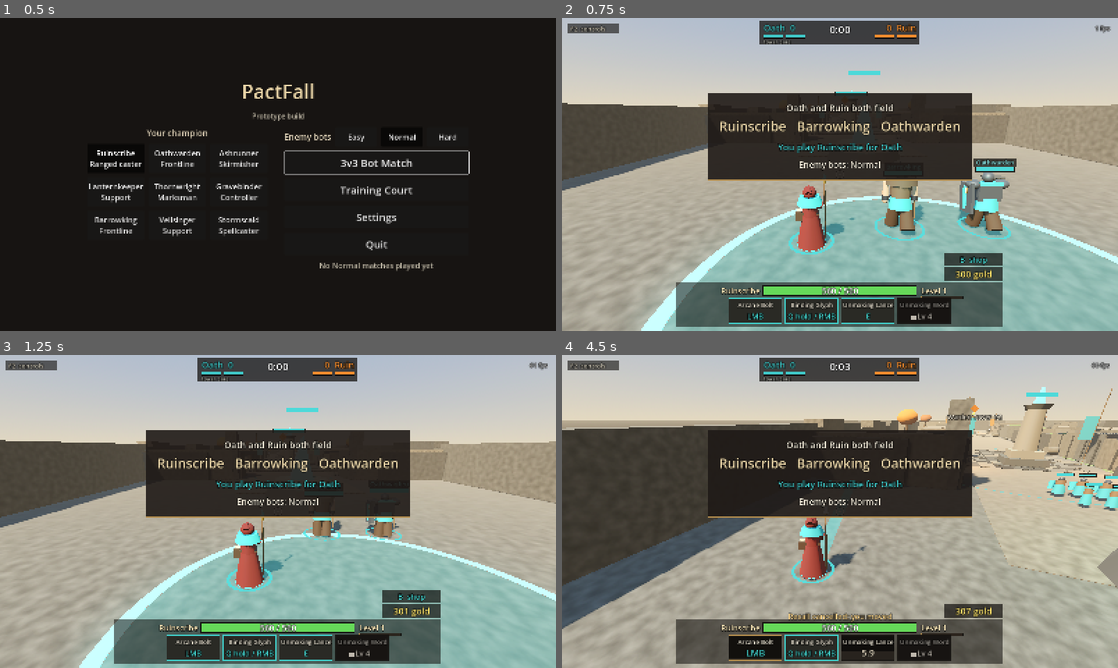
Above: before the commit, frames 1-4 (two rows, left to right).
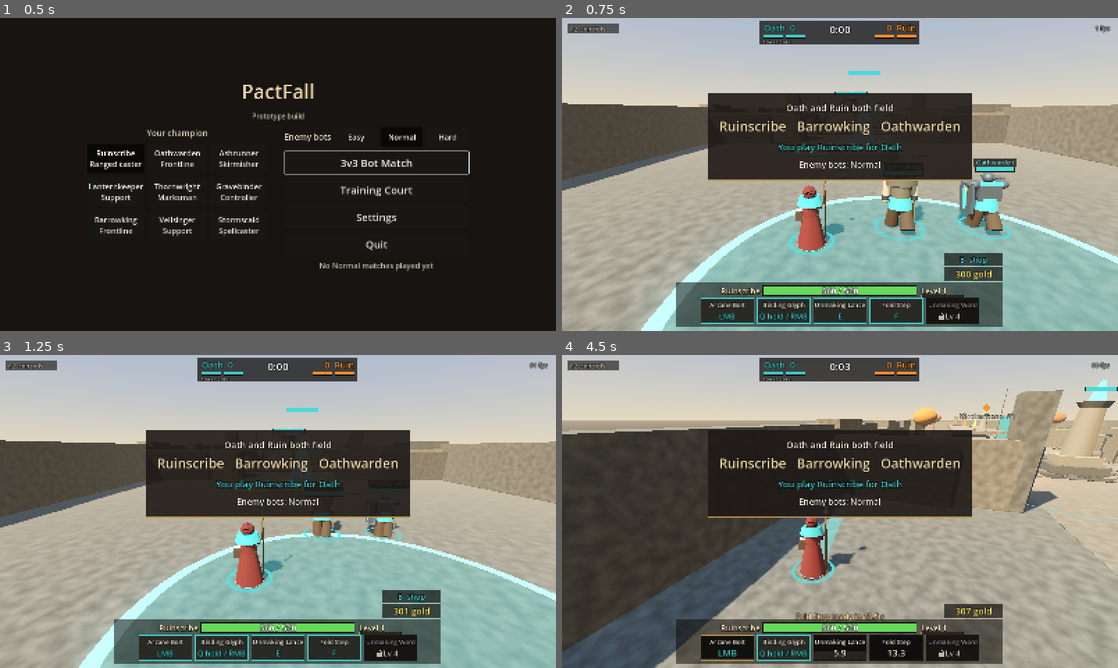
Above: after the commit, the same moments.

Repository: OminaMalum/Oath-and-Ruin
Game: Godot game, scene res://scenes/main.tscn
Same seed, same stepped clock (60 frames per second), same inputs: the game is played once before the commit and once after it.
Inputs (mouse positions are in pixels of both pictures, inside the frame that each line leads up to):
- Up to frame 1 (0.5 s): no input
- Up to frame 2 (0.75 s): click "3v3 Bot Match" at 0.5 s
- Up to frame 3 (1.25 s): no input
- Up to frame 4 (4.5 s): move the mouse to (867, 511) at 1.27 s; hold W (move_forward) from 1.28 s (still down); tap E (ability_2) at 1.35 s; click (867, 511) at 1.42 s; tap B (shop) at 1.52, 1.82, 2.27, 2.57, 3.77, 4.07 s; tap R (ability_3) at 1.55, 2.1 s; move the mouse to (812, 511) at 2.02 s; click (812, 511) at 2.3 s; move the mouse to (851, 505) at 2.77 s; press the mouse at (851, 505) at 2.78 s; tap T (recall) at 3.05, 3.6 s; move the mouse to (834, 517) at 3.52 s; release the mouse at (834, 517) at 3.53 s; click (834, 517) at 3.67 s; tap F (ability_4, bound only after the commit) at 3.8, 4.35 s; move the mouse to (878, 514) at 4.27 s; click (878, 514) at 4.42 s

Frame 1 is identical in both runs. In frame 2, 1.8% of the frame differs, in the area x 25-75%, y 88-98%; in frame 3, 1.8%; in frame 4, 26%, in the area x 0-100%, y 8-100%.

Commit message:
Fourth ability on F for all nine champions
Slot 4 is a regular ability (slot 3 stays the ultimate). Nine new ability
files reuse existing mechanics; HUD shows LMB Q E F R; bots use F through
their existing rules; asset contract treats the ability_4 clip as optional.

Co-Authored-By: Claude Opus 5.5 <noreply@anthropic.com>
Claude-Session: https://claude.ai/code/session_01K9SmUkA29QzEXmf1q4eRcR

Diff:
--- /dev/null
+++ b/data/abilities/arc_bolt.tres
@@ -0,0 +1,19 @@
+[gd_resource type="Resource" script_class="AbilityDef" format=3]
+
+[ext_resource type="Script" path="res://scripts/data/ability_def.gd" id="1_ab"]
+
+[resource]
+script = ExtResource("1_ab")
+id = &"arc_bolt"
+display_name = "Arc Bolt"
+description = "A crackling bolt (20 m) through every enemy on its line: 80 damage. Counterplay: leave the line."
+delivery = 0
+damage = 80.0
+pierce = true
+cast_time = 0.3
+recovery = 0.2
+cooldown = 9.0
+move_mult_while_casting = 0.4
+range = 20.0
+projectile_speed = 40.0
+projectile_radius = 0.35
--- /dev/null
+++ b/data/abilities/barrow_hide.tres
@@ -0,0 +1,18 @@
+[gd_resource type="Resource" script_class="AbilityDef" format=3]
+
+[ext_resource type="Script" path="res://scripts/data/ability_def.gd" id="1_ab"]
+
+[resource]
+script = ExtResource("1_ab")
+id = &"barrow_hide"
+display_name = "Barrow Hide"
+description = "Harden your hide for 3 s: you and allied champions within 2.5 m take 35% less damage. Counterplay: back off and wait it out."
+delivery = 4
+cast_time = 0.1
+recovery = 0.1
+cooldown = 15.0
+move_mult_while_casting = 0.0
+range = 0.0
+area_radius = 2.5
+ward_duration = 3.0
+ward_reduction = 0.35
--- /dev/null
+++ b/data/abilities/discord.tres
@@ -0,0 +1,20 @@
+[gd_resource type="Resource" script_class="AbilityDef" format=3]
+
+[ext_resource type="Script" path="res://scripts/data/ability_def.gd" id="1_ab"]
+
+[resource]
+script = ExtResource("1_ab")
+id = &"discord"
+display_name = "Discord"
+description = "Strike a sour chord on the ground (14 m). After 0.6 s a 3 m circle bursts: 50 damage and a 35% slow for 1.5 s. Counterplay: leave the circle before it bursts."
+delivery = 1
+damage = 50.0
+cast_time = 0.25
+recovery = 0.15
+cooldown = 11.0
+move_mult_while_casting = 0.5
+range = 14.0
+area_radius = 3.0
+area_delay = 0.6
+slow_amount = 0.35
+slow_duration = 1.5
--- /dev/null
+++ b/data/abilities/fold_step.tres
@@ -0,0 +1,17 @@
+[gd_resource type="Resource" script_class="AbilityDef" format=3]
+
+[ext_resource type="Script" path="res://scripts/data/ability_def.gd" id="1_ab"]
+
+[resource]
+script = ExtResource("1_ab")
+id = &"fold_step"
+display_name = "Fold Step"
+description = "Step through a fold in the air: a 6 m blink the way you are moving. No damage, it is your way out. Counterplay: bait it out, then chase."
+delivery = 3
+cast_time = 0.05
+recovery = 0.1
+cooldown = 14.0
+move_mult_while_casting = 0.0
+range = 6.0
+dash_distance = 6.0
+dash_duration = 0.18
--- /dev/null
+++ b/data/abilities/hunters_roll.tres
@@ -0,0 +1,17 @@
+[gd_resource type="Resource" script_class="AbilityDef" format=3]
+
+[ext_resource type="Script" path="res://scripts/data/ability_def.gd" id="1_ab"]
+
+[resource]
+script = ExtResource("1_ab")
+id = &"hunters_roll"
+display_name = "Hunter's Roll"
+description = "Roll 5 m the way you are moving. No damage, it keeps you at range. Counterplay: bait it out, then dive."
+delivery = 3
+cast_time = 0.05
+recovery = 0.1
+cooldown = 10.0
+move_mult_while_casting = 0.0
+range = 5.0
+dash_distance = 5.0
+dash_duration = 0.22
--- /dev/null
+++ b/data/abilities/searing_light.tres
@@ -0,0 +1,19 @@
+[gd_resource type="Resource" script_class="AbilityDef" format=3]
+
+[ext_resource type="Script" path="res://scripts/data/ability_def.gd" id="1_ab"]
+
+[resource]
+script = ExtResource("1_ab")
+id = &"searing_light"
+display_name = "Searing Light"
+description = "A slow beam of light (14 m): the first enemy hit takes 40 damage and is stunned for 0.6 s. Counterplay: it flies slowly; sidestep it."
+delivery = 0
+damage = 40.0
+cast_time = 0.3
+recovery = 0.15
+cooldown = 13.0
+move_mult_while_casting = 0.4
+range = 14.0
+projectile_speed = 20.0
+projectile_radius = 0.4
+stun_duration = 0.6
--- /dev/null
+++ b/data/abilities/shield_rush.tres
@@ -0,0 +1,20 @@
+[gd_resource type="Resource" script_class="AbilityDef" format=3]
+
+[ext_resource type="Script" path="res://scripts/data/ability_def.gd" id="1_ab"]
+
+[resource]
+script = ExtResource("1_ab")
+id = &"shield_rush"
+display_name = "Shield Rush"
+description = "Rush 6 m behind your shield: 40 damage and a 30% slow for 1.5 s to every enemy you run through. Counterplay: step aside, it only goes straight."
+delivery = 3
+damage = 40.0
+cast_time = 0.1
+recovery = 0.2
+cooldown = 12.0
+move_mult_while_casting = 0.0
+range = 6.0
+dash_distance = 6.0
+dash_duration = 0.28
+slow_amount = 0.3
+slow_duration = 1.5
--- /dev/null
+++ b/data/abilities/smoke_veil.tres
@@ -0,0 +1,19 @@
+[gd_resource type="Resource" script_class="AbilityDef" format=3]
+
+[ext_resource type="Script" path="res://scripts/data/ability_def.gd" id="1_ab"]
+
+[resource]
+script = ExtResource("1_ab")
+id = &"smoke_veil"
+display_name = "Smoke Veil"
+description = "Drop smoke around you: a 3.5 m cloud for 3 s. Allied champions inside move 30% faster and take 20% less damage. Counterplay: wait for the smoke to clear."
+delivery = 4
+cast_time = 0.1
+recovery = 0.1
+cooldown = 14.0
+move_mult_while_casting = 0.0
+range = 0.0
+area_radius = 3.5
+ward_duration = 3.0
+ward_reduction = 0.2
+ally_quick = 0.3
--- /dev/null
+++ b/data/abilities/withering_curse.tres
@@ -0,0 +1,21 @@
+[gd_resource type="Resource" script_class="AbilityDef" format=3]
+
+[ext_resource type="Script" path="res://scripts/data/ability_def.gd" id="1_ab"]
+
+[resource]
+script = ExtResource("1_ab")
+id = &"withering_curse"
+display_name = "Withering Curse"
+description = "A curse flies out (16 m) through every enemy on its line: 60 damage and a 30% slow for 2 s. Counterplay: leave the line."
+delivery = 0
+damage = 60.0
+pierce = true
+cast_time = 0.3
+recovery = 0.2
+cooldown = 11.0
+move_mult_while_casting = 0.4
+range = 16.0
+projectile_speed = 22.0
+projectile_radius = 0.4
+slow_amount = 0.3
+slow_duration = 2.0
--- a/data/champions/ashrunner.tres
+++ b/data/champions/ashrunner.tres
@@ -6,6 +6,7 @@
 [ext_resource type="Resource" path="res://data/abilities/twin_cut.tres" id="3_qx4h6"]
 [ext_resource type="Resource" path="res://data/abilities/ashfall.tres" id="5_ult"]
 [ext_resource type="Script" path="res://scripts/data/champion_def.gd" id="4_opjgf"]
+[ext_resource type="Resource" path="res://data/abilities/smoke_veil.tres" id="9_f"]
 
 [resource]
 script = ExtResource("4_opjgf")
@@ -19,7 +20,7 @@
 height = 1.7
 fountain_heal = 80.0
 basic_attack = ExtResource("3_qx4h6")
-abilities = Array[ExtResource("1_6r2s1")]([ExtResource("2_pbhpc"), ExtResource("3_pbhpc"), ExtResource("5_ult")])
+abilities = Array[ExtResource("1_6r2s1")]([ExtResource("2_pbhpc"), ExtResource("3_pbhpc"), ExtResource("5_ult"), ExtResource("9_f")])
 passive = 3
 passive_name = "Ember"
 passive_description = "A champion kill resets Vault and heals 12% of max health."
--- a/data/champions/barrowking.tres
+++ b/data/champions/barrowking.tres
@@ -6,6 +6,7 @@
 [ext_resource type="Resource" path="res://data/abilities/grave_roar.tres" id="4_a"]
 [ext_resource type="Resource" path="res://data/abilities/barrow_charge.tres" id="5_a"]
 [ext_resource type="Resource" path="res://data/abilities/kings_wrath.tres" id="6_a"]
+[ext_resource type="Resource" path="res://data/abilities/barrow_hide.tres" id="9_f"]
 
 [resource]
 script = ExtResource("1_ch")
@@ -17,7 +18,7 @@
 move_speed = 5.85
 fountain_heal = 80.0
 basic_attack = ExtResource("3_b")
-abilities = Array[ExtResource("2_ab")]([ExtResource("4_a"), ExtResource("5_a"), ExtResource("6_a")])
+abilities = Array[ExtResource("2_ab")]([ExtResource("4_a"), ExtResource("5_a"), ExtResource("6_a"), ExtResource("9_f")])
 passive = 7
 passive_name = "Barrow Blood"
 passive_description = "Below half health the Barrowking regains 14 health a second."
--- a/data/champions/gravebinder.tres
+++ b/data/champions/gravebinder.tres
@@ -6,6 +6,7 @@
 [ext_resource type="Resource" path="res://data/abilities/binding_chains.tres" id="4_a"]
 [ext_resource type="Resource" path="res://data/abilities/grasping_earth.tres" id="5_a"]
 [ext_resource type="Resource" path="res://data/abilities/grave_pact.tres" id="6_a"]
+[ext_resource type="Resource" path="res://data/abilities/withering_curse.tres" id="9_f"]
 
 [resource]
 script = ExtResource("1_ch")
@@ -17,7 +18,7 @@
 move_speed = 6.0
 fountain_heal = 80.0
 basic_attack = ExtResource("3_b")
-abilities = Array[ExtResource("2_ab")]([ExtResource("4_a"), ExtResource("5_a"), ExtResource("6_a")])
+abilities = Array[ExtResource("2_ab")]([ExtResource("4_a"), ExtResource("5_a"), ExtResource("6_a"), ExtResource("9_f")])
 passive = 6
 passive_name = "Soul Tithe"
 passive_description = "20% more damage to enemies that are rooted, slowed or stunned."
--- a/data/champions/lanternkeeper.tres
+++ b/data/champions/lanternkeeper.tres
@@ -6,6 +6,7 @@
 [ext_resource type="Resource" path="res://data/abilities/lantern_light.tres" id="4_a"]
 [ext_resource type="Resource" path="res://data/abilities/ravens_mark.tres" id="5_a"]
 [ext_resource type="Resource" path="res://data/abilities/dawnlight.tres" id="6_a"]
+[ext_resource type="Resource" path="res://data/abilities/searing_light.tres" id="9_f"]
 
 [resource]
 script = ExtResource("1_ch")
@@ -17,7 +18,7 @@
 move_speed = 6.1
 fountain_heal = 80.0
 basic_attack = ExtResource("3_b")
-abilities = Array[ExtResource("2_ab")]([ExtResource("4_a"), ExtResource("5_a"), ExtResource("6_a")])
+abilities = Array[ExtResource("2_ab")]([ExtResource("4_a"), ExtResource("5_a"), ExtResource("6_a"), ExtResource("9_f")])
 passive = 4
 passive_name = "Kindled"
 passive_description = "Allied champions within 7 m of the Lanternkeeper, and the Lanternkeeper, regain 4 health a second."
--- a/data/champions/oathwarden.tres
+++ b/data/champions/oathwarden.tres
@@ -6,6 +6,7 @@
 [ext_resource type="Resource" path="res://data/abilities/shield_slam.tres" id="3_r0s6u"]
 [ext_resource type="Resource" path="res://data/abilities/unbroken_oath.tres" id="5_ult"]
 [ext_resource type="Script" path="res://scripts/data/champion_def.gd" id="4_gn757"]
+[ext_resource type="Resource" path="res://data/abilities/shield_rush.tres" id="9_f"]
 
 [resource]
 script = ExtResource("4_gn757")
@@ -19,7 +20,7 @@
 height = 1.95
 fountain_heal = 80.0
 basic_attack = ExtResource("3_8um6y")
-abilities = Array[ExtResource("1_0iy75")]([ExtResource("2_r0s6u"), ExtResource("3_r0s6u"), ExtResource("5_ult")])
+abilities = Array[ExtResource("1_0iy75")]([ExtResource("2_r0s6u"), ExtResource("3_r0s6u"), ExtResource("5_ult"), ExtResource("9_f")])
 passive = 2
 passive_name = "Resolve"
 passive_description = "Below half health the Oathwarden takes 15% less damage."
--- a/data/champions/ruinscribe.tres
+++ b/data/champions/ruinscribe.tres
@@ -6,6 +6,7 @@
 [ext_resource type="Resource" path="res://data/abilities/arcane_bolt.tres" id="3_q3762"]
 [ext_resource type="Resource" path="res://data/abilities/unmaking_word.tres" id="5_ult"]
 [ext_resource type="Script" path="res://scripts/data/champion_def.gd" id="4_ea64g"]
+[ext_resource type="Resource" path="res://data/abilities/fold_step.tres" id="9_f"]
 
 [resource]
 script = ExtResource("4_ea64g")
@@ -16,7 +17,7 @@
 move_speed = 6.2
 fountain_heal = 80.0
 basic_attack = ExtResource("3_q3762")
-abilities = Array[ExtResource("1_vd65r")]([ExtResource("2_aiors"), ExtResource("3_aiors"), ExtResource("5_ult")])
+abilities = Array[ExtResource("1_vd65r")]([ExtResource("2_aiors"), ExtResource("3_aiors"), ExtResource("5_ult"), ExtResource("9_f")])
 passive = 1
 passive_name = "Inscribed"
 passive_description = "Every third Arcane Bolt that lands on the same target hits for 50% more."
--- a/data/champions/stormscald.tres
+++ b/data/champions/stormscald.tres
@@ -6,6 +6,7 @@
 [ext_resource type="Resource" path="res://data/abilities/called_lightning.tres" id="4_a"]
 [ext_resource type="Resource" path="res://data/abilities/storm_wall.tres" id="5_a"]
 [ext_resource type="Resource" path="res://data/abilities/tempest.tres" id="6_a"]
+[ext_resource type="Resource" path="res://data/abilities/arc_bolt.tres" id="9_f"]
 
 [resource]
 script = ExtResource("1_ch")
@@ -17,7 +18,7 @@
 move_speed = 6.1
 fountain_heal = 80.0
 basic_attack = ExtResource("3_b")
-abilities = Array[ExtResource("2_ab")]([ExtResource("4_a"), ExtResource("5_a"), ExtResource("6_a")])
+abilities = Array[ExtResource("2_ab")]([ExtResource("4_a"), ExtResource("5_a"), ExtResource("6_a"), ExtResource("9_f")])
 passive = 9
 passive_name = "Eye of the Storm"
 passive_description = "Ground strikes deal 20% more to enemies near their centre."
--- a/data/champions/thornwright.tres
+++ b/data/champions/thornwright.tres
@@ -6,6 +6,7 @@
 [ext_resource type="Resource" path="res://data/abilities/charged_shot.tres" id="4_a"]
 [ext_resource type="Resource" path="res://data/abilities/bramble.tres" id="5_a"]
 [ext_resource type="Resource" path="res://data/abilities/thornstorm.tres" id="6_a"]
+[ext_resource type="Resource" path="res://data/abilities/hunters_roll.tres" id="9_f"]
 
 [resource]
 script = ExtResource("1_ch")
@@ -17,7 +18,7 @@
 move_speed = 6.2
 fountain_heal = 80.0
 basic_attack = ExtResource("3_b")
-abilities = Array[ExtResource("2_ab")]([ExtResource("4_a"), ExtResource("5_a"), ExtResource("6_a")])
+abilities = Array[ExtResource("2_ab")]([ExtResource("4_a"), ExtResource("5_a"), ExtResource("6_a"), ExtResource("9_f")])
 passive = 5
 passive_name = "Steady Aim"
 passive_description = "Longbow arrows deal 15% more to targets more than 12 m away."
--- a/data/champions/veilsinger.tres
+++ b/data/champions/veilsinger.tres
@@ -6,6 +6,7 @@
 [ext_resource type="Resource" path="res://data/abilities/war_song.tres" id="4_a"]
 [ext_resource type="Resource" path="res://data/abilities/lure.tres" id="5_a"]
 [ext_resource type="Resource" path="res://data/abilities/rally_chorus.tres" id="6_a"]
+[ext_resource type="Resource" path="res://data/abilities/discord.tres" id="9_f"]
 
 [resource]
 script = ExtResource("1_ch")
@@ -17,7 +18,7 @@
 move_speed = 6.4
 fountain_heal = 80.0
 basic_attack = ExtResource("3_b")
-abilities = Array[ExtResource("2_ab")]([ExtResource("4_a"), ExtResource("5_a"), ExtResource("6_a")])
+abilities = Array[ExtResource("2_ab")]([ExtResource("4_a"), ExtResource("5_a"), ExtResource("6_a"), ExtResource("9_f")])
 passive = 8
 passive_name = "Encore"
 passive_description = "Allied champions within 8 m of the Veilsinger, and the Veilsinger, move 8% faster."
--- a/scripts/assets/asset_contract.gd
+++ b/scripts/assets/asset_contract.gd
@@ -30,7 +30,9 @@
 const SOCKETS := ["Muzzle", "Overhead"]
 const LOOP_CLIPS := ["idle", "run"]
 const ONE_SHOT_CLIPS := ["death"]
-const SLOT_CLIPS := ["attack", "ability_1", "ability_2", "ability_3"]
+const SLOT_CLIPS := ["attack", "ability_1", "ability_2", "ability_3", "ability_4"]
+## Slots whose clip a model may leave out (F came after the first models).
+const OPTIONAL_SLOTS := [4]
 const FOOT_NAMES := [["foot_l", "foot.l", "leftfoot", "left_foot"], ["foot_r", "foot.r", "rightfoot", "right_foot"]]
 ## Timeline marker (Blender pose marker) where the effect is released.
 const RELEASE_MARKER := "release"
@@ -140,7 +142,8 @@
 		if a == null:
 			continue
 		if not names.has(c):
-			errors.append("clip '%s' missing (for %s)" % [c, a.display_name])
+			if slot not in OPTIONAL_SLOTS:
+				errors.append("clip '%s' missing (for %s)" % [c, a.display_name])
 			continue
 		var anim := player.get_animation(names[c])
 		var release := -1.0
--- a/scripts/control/champion_bot.gd
+++ b/scripts/control/champion_bot.gd
@@ -164,9 +164,12 @@
 			c.aim_yaw = yaw_towards(pos, fountain)
 			c.move = world_to_move(dir.normalized(), c.aim_yaw)
 			# A dash is also an escape: use it when an enemy champion is close.
-			var q := unit.get_slot(1)
-			if q and q.delivery == AbilityDef.Delivery.DASH and unit.cooldowns[1] <= 0.0 and _enemy_champion_within(unit, 7.0):
-				c.buttons |= UnitCommand.BTN_ABILITY_1
+			if _enemy_champion_within(unit, 7.0):
+				for slot in range(1, unit.def.slot_count()):
+					var d := unit.get_slot(slot)
+					if d and d.delivery == AbilityDef.Delivery.DASH and not d.is_ultimate and unit.cooldowns[slot] <= 0.0:
+						c.buttons |= UnitCommand.ability_button(slot)
+						break
 		return c
 
 	# Step out of any hostile circle on the ground (it is visible to everyone).
@@ -344,7 +347,7 @@
 		# A storm wall against a ranged champion's shots, when it is losing the trade.
 		return champ and target.def.basic_attack and target.def.basic_attack.range > 5.0 \
 				and dist > 6.0 and dist <= target.def.basic_attack.range + 2.0 and hp < 0.7
-	if a.delivery == AbilityDef.Delivery.WARD and (a.ally_haste > 0.0 or a.ally_quick > 0.0):
+	if a.delivery == AbilityDef.Delivery.WARD and a.ally_haste > 0.0:
 		# A song: sing as soon as a champion fight starts close by.
 		return champ and dist <= 12.0
 	if a.stun_duration > 0.0:
@@ -366,6 +369,9 @@
 				return false
 			return hp < 0.8 or _hurt_ally_within(unit, a.area_radius)
 		AbilityDef.Delivery.DASH:
+			if a.damage <= 0.0:
+				# A plain step (no damage) is only an escape from a champion too close.
+				return champ and hp < 0.45 and dist < 6.0
 			# Gap close onto a champion just out of reach, when the fight looks good.
 			var t_hp := target.health / target.max_health
 			return champ and dist > unit.def.basic_attack.range + 0.5 and dist <= a.dash_distance + 1.0 \
--- a/scripts/control/human_controller.gd
+++ b/scripts/control/human_controller.gd
@@ -55,6 +55,8 @@
 		c.buttons |= UnitCommand.BTN_ABILITY_2
 	if Input.is_action_just_pressed("ability_3"):
 		c.buttons |= UnitCommand.BTN_ABILITY_3
+	if Input.is_action_just_pressed("ability_4"):
+		c.buttons |= UnitCommand.BTN_ABILITY_4
 	return c
 
 
--- a/scripts/control/input_setup.gd
+++ b/scripts/control/input_setup.gd
@@ -9,6 +9,7 @@
 	"ability_1_preview": [KEY_Q],
 	"ability_2": [KEY_E],
 	"ability_3": [KEY_R],
+	"ability_4": [KEY_F],
 	"upgrade_1": [KEY_1],
 	"upgrade_2": [KEY_2],
 	"shop": [KEY_B],
--- a/scripts/sim/unit_command.gd
+++ b/scripts/sim/unit_command.gd
@@ -9,6 +9,8 @@
 const BTN_ABILITY_3 := 8
 ## Start a recall to the own fountain (one tick press is enough).
 const BTN_RECALL := 16
+## The fourth ability (F). Its bit comes after recall, which was added first.
+const BTN_ABILITY_4 := 32
 
 ## x = strafe right, y = forward, relative to aim_yaw. Length <= 1.
 var move: Vector2 = Vector2.ZERO
@@ -29,16 +31,23 @@
 	return buttons & button != 0
 
 
-## The button for an ability slot (1, 2 or 3).
+## The button for an ability slot (1 Q, 2 E, 3 R, 4 F).
 static func ability_button(slot: int) -> int:
-	return BTN_ABILITY_1 << (clampi(slot, 1, 3) - 1)
+	match slot:
+		2:
+			return BTN_ABILITY_2
+		3:
+			return BTN_ABILITY_3
+		4:
+			return BTN_ABILITY_4
+	return BTN_ABILITY_1
 
 
 func to_dict() -> Dictionary:
 	return {"m": move, "y": aim_yaw, "a": aim_point, "b": buttons, "t": target_id, "u": upgrade_choice, "i": buy_item}
 
 
-const ALL_BUTTONS := BTN_ATTACK | BTN_ABILITY_1 | BTN_ABILITY_2 | BTN_ABILITY_3 | BTN_RECALL
+const ALL_BUTTONS := BTN_ATTACK | BTN_ABILITY_1 | BTN_ABILITY_2 | BTN_ABILITY_3 | BTN_RECALL | BTN_ABILITY_4
 
 
 ## Rebuilds a command from untrusted data. Wrong types, NaN or infinite
--- a/scripts/ui/hud.gd
+++ b/scripts/ui/hud.gd
@@ -194,7 +194,7 @@
 		if player.level < Unit.LEVEL_XP.size():
 			var lo := Unit.LEVEL_XP[player.level - 1]
 			var hi := Unit.LEVEL_XP[player.level]
-			_bar(Rect2(Vector2(hb.position.x + hb.size.x + 14, hb.position.y + 30), Vector2(120, 6)), (player.xp - lo) / (hi - lo), Palette.BRASS)
+			_bar(Rect2(Vector2(hb.position.x + hb.size.x + 14, hb.position.y + 26), Vector2(120, 6)), (player.xp - lo) / (hi - lo), Palette.BRASS)
 	var shop := HumanController.shop_open and player.shop_point.is_finite() and not following
 	if player.shop_point.is_finite():
 		# Gold, right above the level, in big pale yellow digits.
@@ -220,12 +220,16 @@
 
 	# Ability slots.
 	var q := player.get_slot(1)
-	var keys := ["LMB", "Q hold / RMB" if q and q.delivery == AbilityDef.Delivery.GROUND_AREA else "Q / RMB", "E", "R"]
+	var keys := ["LMB", "Q hold / RMB" if q and q.delivery == AbilityDef.Delivery.GROUND_AREA else "Q / RMB", "E", "R", "F"]
 	var slot_w := 150.0
-	var x0 := c.x - (slot_w * player.def.slot_count() + 12 * (player.def.slot_count() - 1)) * 0.5
-	for i in player.def.slot_count():
+	var n := player.def.slot_count()
+	var x0 := c.x - (slot_w * n + 12 * (n - 1)) * 0.5
+	# Drawn in keyboard order, so the ultimate (slot 3, R) sits last after F.
+	var order := [0, 1, 2, 4, 3] if n == 5 else range(n)
+	for pos in n:
+		var i: int = order[pos]
 		var a := player.get_slot(i)
-		var r := Rect2(Vector2(x0 + i * (slot_w + 12), vs.y - 92), Vector2(slot_w, 70))
+		var r := Rect2(Vector2(x0 + pos * (slot_w + 12), vs.y - 92), Vector2(slot_w, 70))
 		var cd := player.cooldowns[i] if player.alive else 0.0
 		var casting := player.cast_slot == i and player.is_casting()
 		var locked := a.is_ultimate and not player.ultimate_ready_level()
@@ -314,6 +318,7 @@
 			("Q hold and release, or right mouse  %s" if player.get_slot(1).delivery == AbilityDef.Delivery.GROUND_AREA \
 				else "Q or right mouse  %s") % player.get_slot(1).display_name,
 			("E  %s" % player.get_slot(2).display_name) if player.get_slot(2) else "",
+			("F  %s" % player.get_slot(4).display_name) if player.get_slot(4) else "",
 			("R  %s (ultimate, level %d)" % [player.get_slot(3).display_name, Unit.ULT_LEVEL]) if player.get_slot(3) else "",
 			"1 or 2  pick an upgrade when offered" if player.upgrade_pending else "",
 			"B  shop at your fountain or while dead, then 1 to 4 to buy" if player.shop_point.is_finite() else "",
--- a/tests/run_tests.gd
+++ b/tests/run_tests.gd
@@ -50,6 +50,7 @@
 		"test_lantern_heals", "test_dawnlight", "test_longshot", "test_tithe",
 		"test_batch_c_data", "test_taunt", "test_charm", "test_war_song", "test_encore", "test_storm_wall",
 		"test_tempest", "test_barrow_blood", "test_kings_wrath",
+		"test_fourth_ability_data", "test_fold_step", "test_searing_light", "test_smoke_veil",
 		"test_surrender", "test_difficulty", "test_settings_saved",
 		"test_prediction_matches_authority", "test_snapshot_codec_roundtrip", "test_snapshot_fits_packet",
 		"test_net_command_queue", "test_asset_contract",
@@ -1060,13 +1061,61 @@
 
 func _kit_data(defs: Array) -> void:
 	for def: ChampionDef in defs:
-		check(def.abilities.size() == 3 and def.get_slot(3).is_ultimate, "%s has Q, E and an ultimate R" % def.id)
+		check(def.abilities.size() == 4 and def.get_slot(3).is_ultimate, "%s has Q, E, F and an ultimate R" % def.id)
 		check(def.get_slot(1).upgrades.size() == 2, "%s Q offers two upgrades" % def.id)
 		check(def.passive != ChampionDef.Passive.NONE and not def.passive_name.is_empty(), "%s has a passive" % def.id)
 		check(def.item_build.size() == 4, "%s has a bot item order" % def.id)
 		for slot in def.slot_count():
 			check(not def.get_slot(slot).description.is_empty(), "%s slot %d is described" % [def.id, slot])
 	await ticks(1)
+
+
+func test_fourth_ability_data() -> void:
+	check(UnitCommand.ability_button(4) == UnitCommand.BTN_ABILITY_4, "slot 4 has its own button (F)")
+	for def: ChampionDef in [SCRIBE, WARDEN, RUNNER, LANTERN, THORN, GRAVE, BARROW, VEIL, STORM]:
+		var f := def.get_slot(4)
+		check(f != null and not f.is_ultimate and not f.description.is_empty(), "%s has a described F ability" % def.id)
+		check(def.slot_count() == 5, "%s has five slots" % def.id)
+	await ticks(1)
+
+
+func test_fold_step() -> void:
+	var me := spawn(SCRIBE, 0, Vector3.ZERO)
+	await ticks(2)
+	aim(me, Vector3(0, 0, -10))
+	cmd(me).move = Vector2(0, 1)
+	await ticks(2)
+	cmd(me).buttons = UnitCommand.BTN_ABILITY_4
+	await ticks(1)
+	cmd(me).buttons = 0
+	cmd(me).move = Vector2.ZERO
+	var start := me.global_position
+	await secs(0.4)
+	var step := SCRIBE.get_slot(4)
+	var moved := Vector2(me.global_position.x - start.x, me.global_position.z - start.z).length()
+	check(absf(moved - step.dash_distance) < 0.6, "F: Fold Step carries %.1f m (%.2f m)" % [step.dash_distance, moved])
+	check(me.cooldowns[4] > 0.0 and me.cooldowns[1] <= 0.0, "only the F slot goes on cooldown")
+
+
+func test_searing_light() -> void:
+	var me := spawn(LANTERN, 0, Vector3.ZERO)
+	var foe := spawn(DUMMY, 1, Vector3(0, 0, -8))
+	await ticks(2)
+	await _cast(me, 4, foe.global_position, 0.7)
+	var light := LANTERN.get_slot(4)
+	check(is_equal_approx(foe.health, DUMMY.max_health - light.damage), "Searing Light hits for %d" % roundi(light.damage))
+	check(foe.is_stunned(), "and stuns")
+
+
+func test_smoke_veil() -> void:
+	var me := spawn(RUNNER, 0, Vector3.ZERO)
+	var ally := spawn(SCRIBE, 0, Vector3(2, 0, 0))
+	await ticks(2)
+	await _cast(me, 4, me.global_position, 0.4)
+	var veil := RUNNER.get_slot(4)
+	check(is_equal_approx(ally.quick_amount, veil.ally_quick), "Smoke Veil: an ally inside moves %d%% faster" % roundi(veil.ally_quick * 100.0))
+	await secs(veil.ward_duration)
+	check(ally.quick_amount == 0.0, "the speed ends with the smoke")
 
 
 func test_root() -> void:
Not shown, changed: docs/DESIGN.md
Not shown, changed: docs/ROADMAP.md
